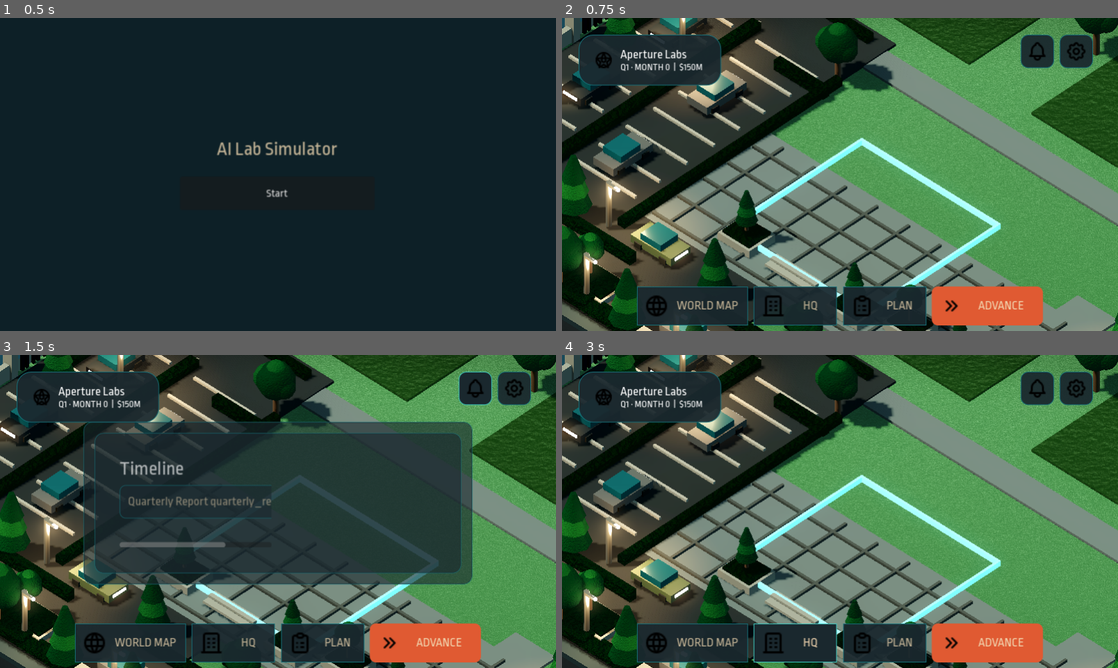
Above: before the commit, frames 1-4 (two rows, left to right).
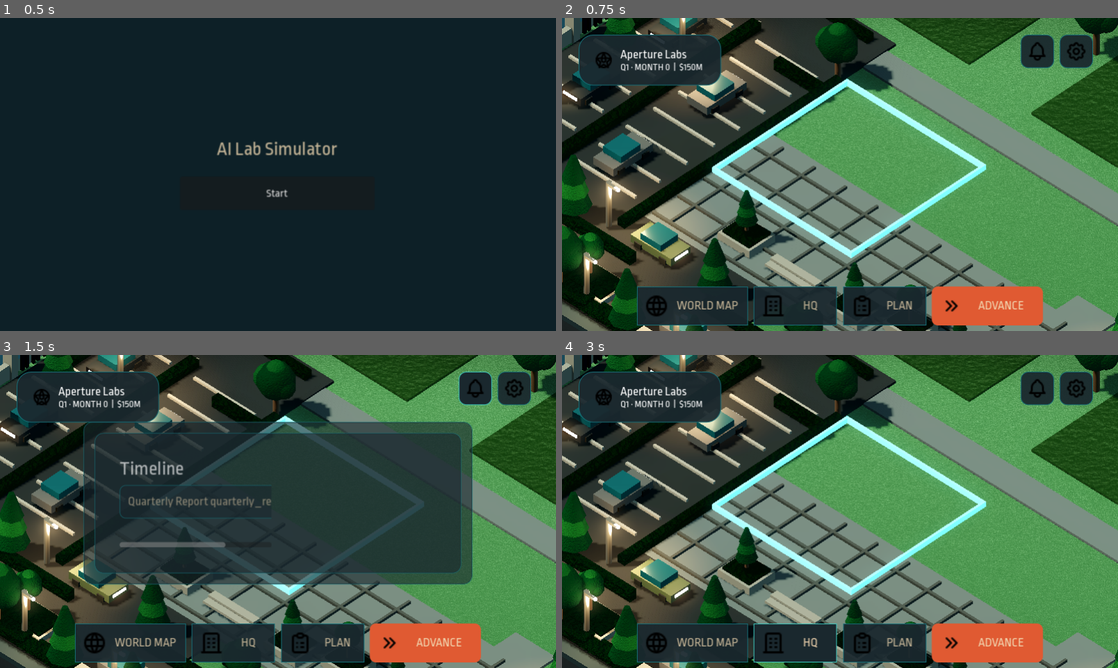
Above: after the commit, the same moments.

Repository: robertvaradan/ai-lab-simulator
Game: Godot game, scene res://scenes/init.tscn
Two runs of this game, one before a commit and one after it. Both use one fixed random seed, a clock stepped at 60 frames per second and the inputs below.
Inputs (mouse positions are in pixels of both pictures, inside the frame that each line leads up to):
- Up to frame 1 (0.5 s): no input
- Up to frame 2 (0.75 s): click "Start" at 0.5 s
- Up to frame 3 (1.5 s): click (472, 389) at 1.25 s
- Up to frame 4 (3 s): click "WORLD MAP" at 2 s; click "WORLD MAP" at 2.75 s

Frame 1 is identical in both runs. In frame 2, 4.4% of the frame differs, in the area x 26-79%, y 19-90%; in frame 3, 2.6%; in frame 4, 4.4%.

Commit message:
Align the HQ laboratory highlight with its footprint
Move the laboratory selectable to the authored compact laboratory center so the outline, collision area, and selection framing match the built laboratory.

Diff:
--- a/game/scenes/hq_laboratory_selectable.tscn
+++ b/game/scenes/hq_laboratory_selectable.tscn
@@ -14,6 +14,7 @@
 metadata/_custom_type_script = "uid://dcif18kjr3adx"
 
 [node name="HqLaboratorySelectable" type="Area3D"]
+position = Vector3(-4.8, 0, -3.6)
 collision_mask = 0
 input_ray_pickable = true
 monitoring = true
@@ -22,7 +23,7 @@
 entity_id = &"entity.hq.laboratory"
 context_card_type = &"context.laboratory"
 selection_order = 0
-framing_target = Vector3(0, 0, 0)
+framing_target = Vector3(-4.8, 0, -3.6)
 framing_size = 18.0
 
 [node name="CollisionShape3D" type="CollisionShape3D" parent="."]
